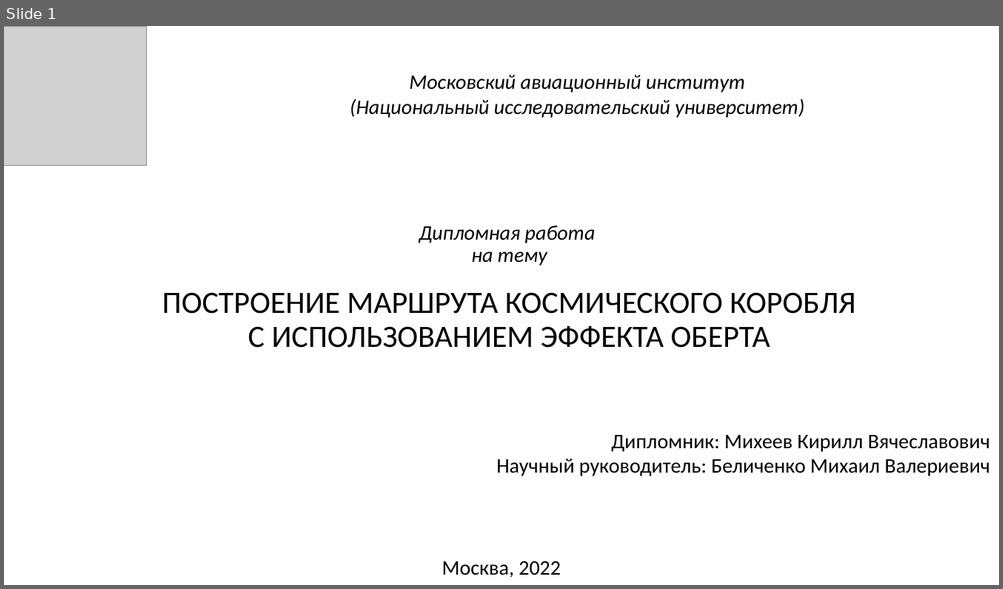
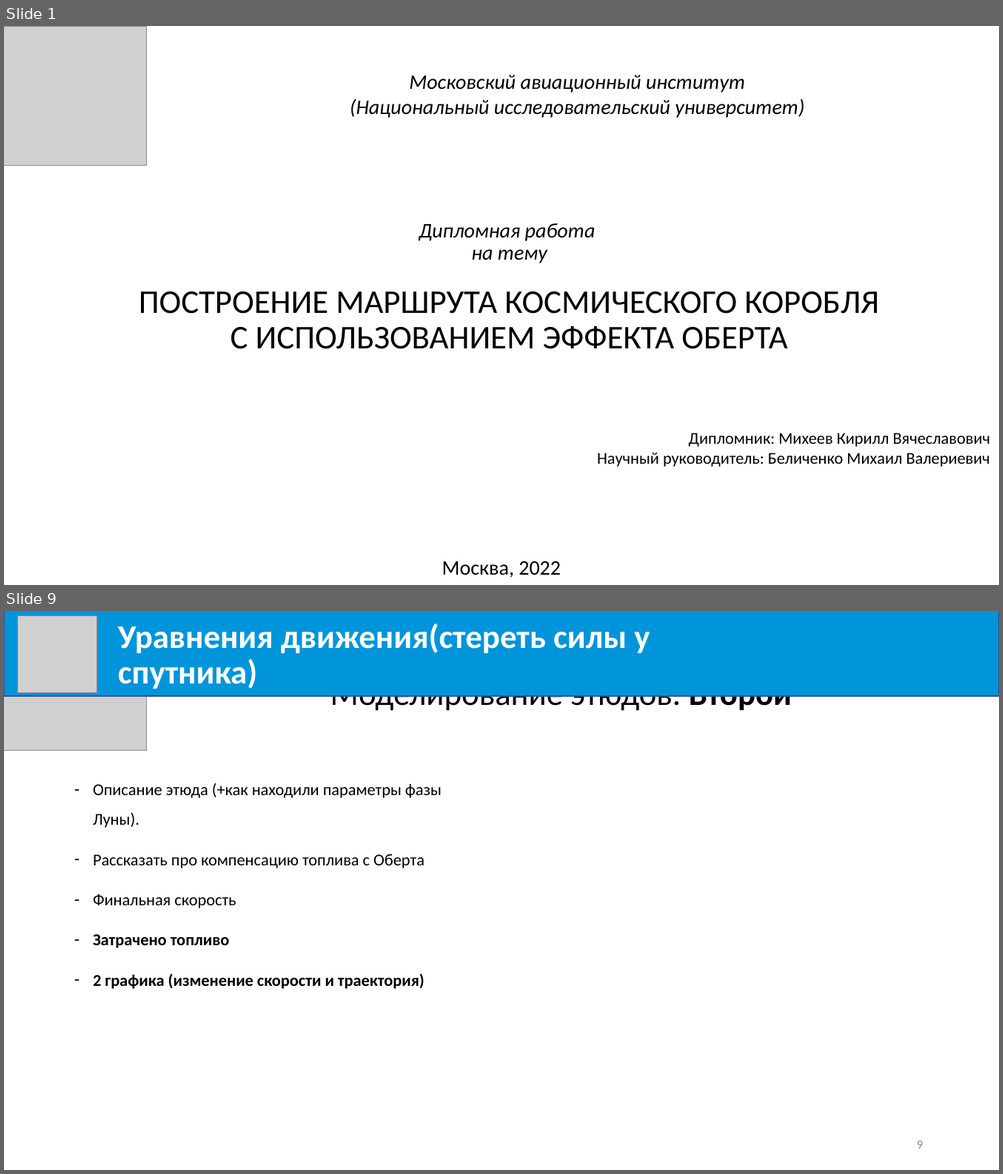
Before and after one commit to Milirik/diploma, a slide deck: Mikheev-K_V.pptx. Shown one above the other, each under a label of ours: slide 1 before the commit, slides 1 and 9 after it; the slides between them are not shown. The pictures are 1003x589 and 1003x1174 pixels, drawn with LibreOffice and Linux fonts; fonts in the diff are those of the drawing; grey boxes stand for pictures. Boxes give left, top, right and bottom in pixels: in the first picture for what was removed or moved away, otherwise in the second. Text is boxed around its words. In the diff, an @@ line names an element or a change of style, - is before the commit and + after.

```diff
--- a/Mikheev-K_V.pptx
+++ b/Mikheev-K_V.pptx
@@ slide 9 added at [4,611,999,1170], background #FFFFFF @@
@@ picture added at [4,612,147,751] @@
@@ rectangle added at [4,611,999,696], fill #0095DA, outline #325491 1 pt @@
@@ picture added at [17,616,97,693] @@
@@ text added at [118,624,649,689], 32 pt, text #FFFFFF, bold @@
+Уравнения движения(стереть силы у спутника)
@@ title added at [330,695,791,714], 32 pt, text #000000 @@
+Моделирование этюдов. Второй
@@ text added at [93,783,441,989], 16 pt, text #000000 @@
+– Описание этюда (+как находили параметры фазы Луны).
+– Рассказать про компенсацию топлива с Оберта
+– Финальная скорость
+– Затрачено топливо
+– 2 графика (изменение скорости и траектория)
@@ page number added at [916,1141,922,1149], 12 pt, text #898989 @@
+9
@@ slide 1 changed as well @@
@@ title "Дипломная работа на тему ПОСТРОЕНИЕ ..." at [139,224,879,349]: size 30 to 32 pt in "ПОСТРОЕНИЕ МАРШРУТА КОСМИЧЕСКОГО КОРОБЛЯ С ИСПОЛЬЗОВАНИЕМ ЭФ ..." @@
@@ text "Дипломник: Михеев Кирилл Вячеславович" at [597,433,990,467]: size 20 to 16 pt @@
```
Also in this commit, not shown: 1 other slide changed, 10 other slides added, 19 slides removed, 2 other files.
